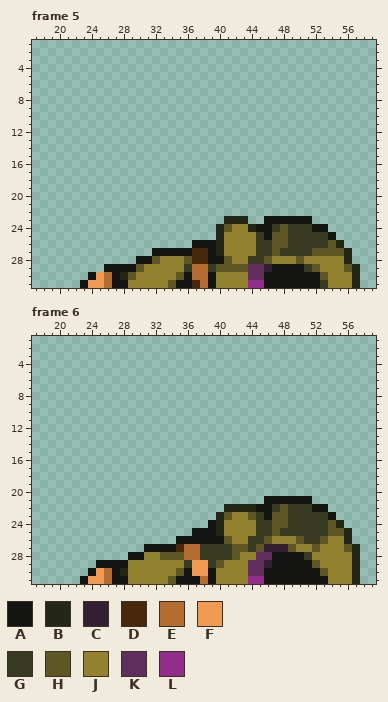
Two versions of one pixel-art file, GameProjects/Art/Heroes/Rogue/Death/Death.aseprite. This is how it looked before the edit.
64x32 pixels, 6 frames. Shown: frame 5: x 17..59, y 1..31; frame 6: x 17..59, y 1..31. The commit also changed other frames, which this record leaves out.
Palette (. is transparent): A #141412  B #252716  C #331e32  D #47280d  E #b56c30  F #f09a53  G #373a20  H #5f5625  J #928230  K #5f2e5c  L #932d8b
Pixels before, frame 5, first column x 23:
23 ..................BBB..AAAAAA......
24 .................BHJJBAAGHGGGAA....
25 .................BJJJJGAHHGGGGGA...
26 ..............AAABJJJJGGHHGGGGGHB..
27 .........AAAAADDABJJJJGGHGGGGHHHHB.
28 .......AAHJJJHDDAAHJJGGHJJJHJJJJJB.
29 ...AAAAHJJJJJGEEGHHHHKKCAAAAGHJJJHB
30 .AFEABHJJJJJHAEEAJJJJKKAAAAAAAHJJJB
31 AFFEAAJJJJJHAADEAJJJJLLAAAAAAAGJJJB
Pixels before, frame 6, first column x 23:
21 .......................AAAAAA......
22 ..................BBBBAAGHGGGAA....
23 .................BHJJHGAHHGGGGGA...
24 ................ABJJJJGGHHGGGGGHB..
25 ..............AAABJJJJGGHGGGGGGHHB.
26 ............AAAAAAHJJGGHJJJHGGHJJB.
27 ........AAAADEEGGGGHHGHCCCHJJHJJJHB
28 ......AAJJHHHEEGGGGHJJKKAAAAGJJJJJB
29 ..AAAAJJJJJJJGFFGHJJJKKCAAAAAHJJJJB
30 .AFEABJJJJJJHAFFAJJJJKKAAAAAAAHJJJB
31 AFFEAAJJJJJHAAAEAJJJJLLAAAAAAAAJJJB
After the commit:
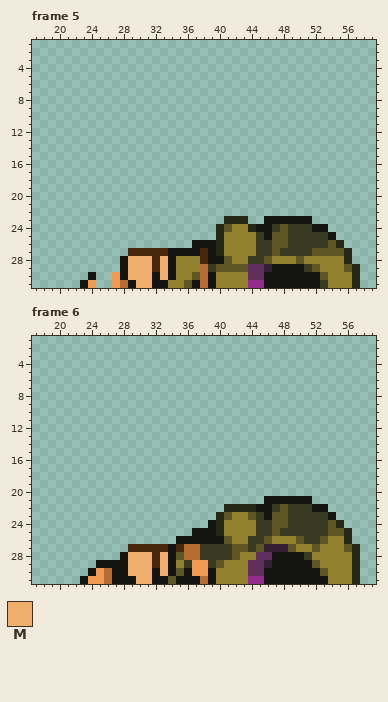
Colours new in this view: M #f0ae6c
From old to new:
layer "FrontHand" added
Changed rows in their new state; - is an unchanged pixel.
Frame 5, layers "FrontHand", "Layer 1":
first column x 25:
27 ----DDDDD---A
28 ---AMMMDMA-JJ
29 -..-MMMDMA-JJ
30 ..FAMMMAMAJJH
31 ..FEAMMAAJJHA
Frame 6, layer "FrontHand":
first column x 28:
27 -DDDDD-
28 AMMMDMA
29 -MMMDMA
30 AMMMAMA
31 -AMMAA-
